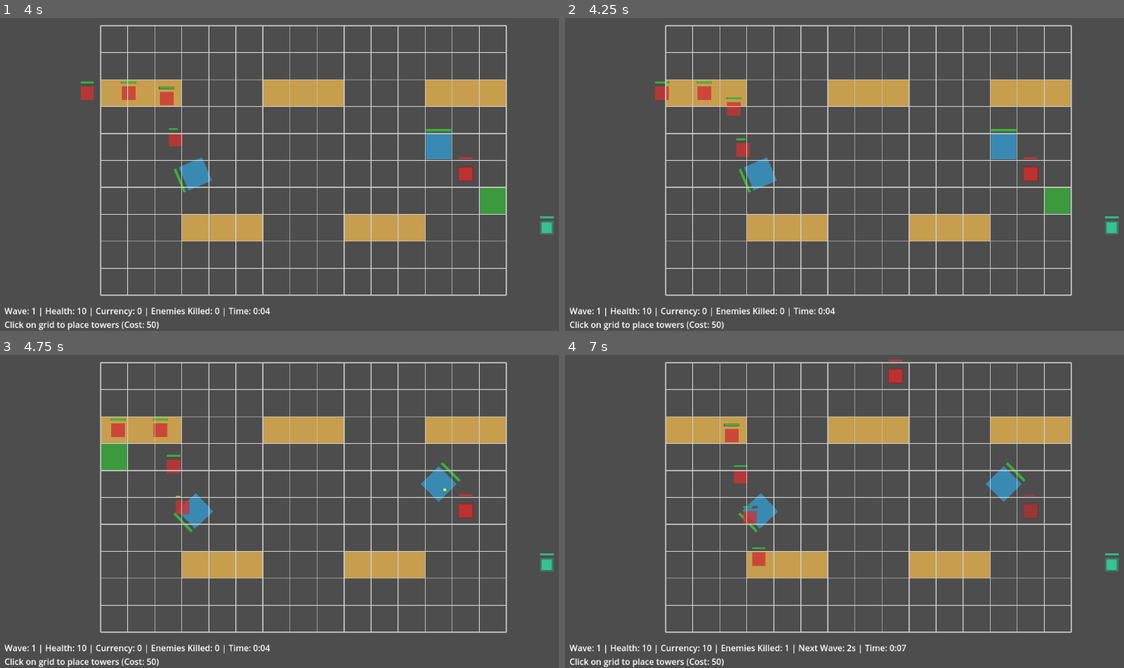
Above: before the commit, frames 1-4 (two rows, left to right).
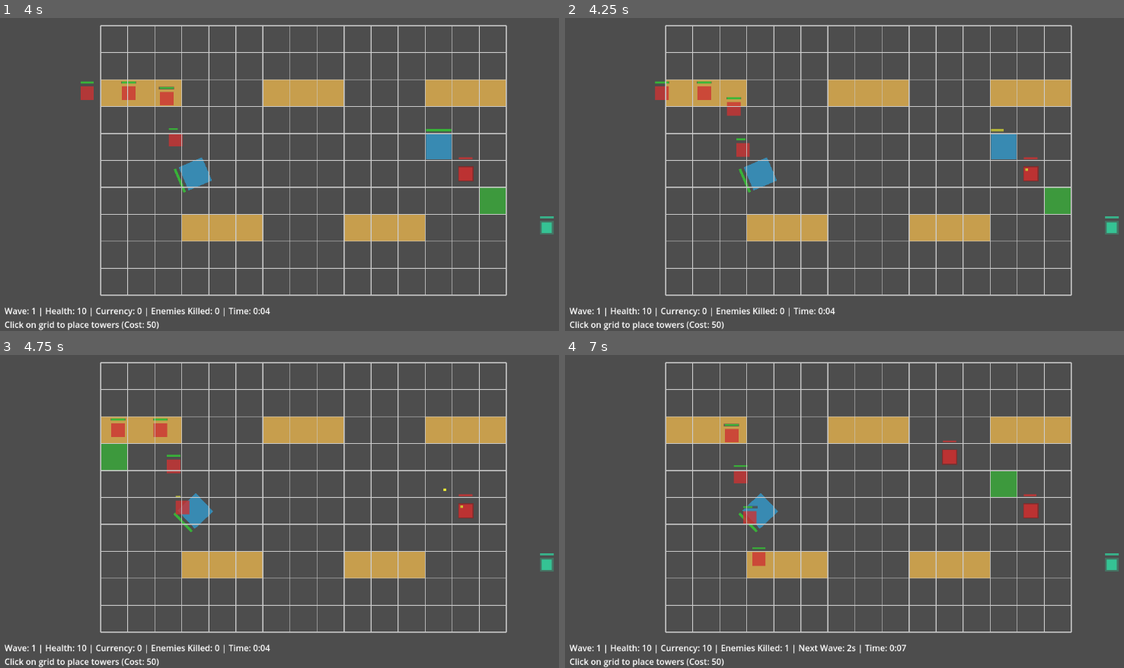
Above: after the commit, the same moments.

Repository: rivie13/CyberCrawler_basic_tower_defense_demo
Game: Godot game, scene res://Main.tscn
Two runs of this game, one before a commit and one after it. Both use one fixed random seed, a clock stepped at 60 frames per second and the inputs below. This scene is started directly instead of the project's main scene.
Inputs (mouse positions are in pixels of both pictures, inside the frame that each line leads up to):
- Up to frame 1 (4 s): tap G at 0.5 s; move the mouse to (436, 143) at 0.52 s; click (436, 143) at 0.67 s; move the mouse to (184, 177) at 1.27 s; click (184, 177) at 1.42 s; move the mouse to (363, 86) at 2.02 s; click (363, 86) at 2.17 s; move the mouse to (273, 227) at 2.77 s; click (273, 227) at 2.92 s; move the mouse to (486, 212) at 3.52 s; click (486, 212) at 3.67 s
- Up to frame 2 (4.25 s): no input
- Up to frame 3 (4.75 s): move the mouse to (122, 445) at 4.27 s; click (122, 445) at 4.42 s
- Up to frame 4 (7 s): move the mouse to (900, 498) at 5.02 s; click (900, 498) at 5.17 s; move the mouse to (777, 411) at 5.77 s; click (777, 411) at 5.92 s; move the mouse to (1001, 480) at 6.52 s; click (1001, 480) at 6.67 s

Frame 1 is identical in both runs. In frame 2, less than 0.1% of the frame differs, in the area x 76-83%, y 35-50%; in frame 3, 0.4%; in frame 4, 0.9%, in the area x 57-85%, y 1-52%.

Commit message:
fix: Fix enemy tower targeting and combat issues
- Fix enemy towers not attacking: Added start_attacking() call in _ready()
- Fix enemy tower targeting: Replace shared TargetingUtil with specific targeting logic
- Reduce enemy tower tankiness: Decrease damage immunity from 0.3s to 0.1s
- Fix signal connection error: Use correct signal name 'rival_hacker_destroyed'
- Fix integer division warnings: Use int() conversion for division operations
- Fix unused parameter warnings: Prefix unused parameters with underscore
- Fix stop_activity error: Use is_alive = false instead of non-existent method

All runtime errors resolved and game mechanics working correctly.

Diff:
--- a/cybercrawler_basictowerdefense/scripts/MainController.gd
+++ b/cybercrawler_basictowerdefense/scripts/MainController.gd
@@ -391,11 +391,11 @@
 	print("MainController: Program data packet ready for release")
 	update_packet_ui()
 
-func _on_program_packet_destroyed(packet: ProgramDataPacket):
+func _on_program_packet_destroyed(_packet: ProgramDataPacket):
 	print("MainController: Program data packet destroyed")
 	update_packet_ui()
 
-func _on_program_packet_reached_end(packet: ProgramDataPacket):
+func _on_program_packet_reached_end(_packet: ProgramDataPacket):
 	print("MainController: Program data packet reached enemy network! Victory!")
 	update_packet_ui()
 
--- a/cybercrawler_basictowerdefense/scripts/Rival/RivalAlertSystem.gd
+++ b/cybercrawler_basictowerdefense/scripts/Rival/RivalAlertSystem.gd
@@ -59,8 +59,8 @@
 		honeypot_positions.append(Vector2i(grid_size.x - 1, grid_size.y - 1))  # Bottom-right corner
 
 		# Category 3: Center choke points - seem like good defensive positions
-		var center_x = grid_size.x / 2
-		var center_y = grid_size.y / 2
+		var center_x = int(grid_size.x / 2)
+		var center_y = int(grid_size.y / 2)
 		honeypot_positions.append(Vector2i(center_x, center_y))
 		honeypot_positions.append(Vector2i(center_x - 1, center_y))
 		honeypot_positions.append(Vector2i(center_x + 1, center_y))
@@ -350,8 +350,8 @@
 
 	# Category 3: Center choke points - medium-high severity
 	else:
-		var center_x = grid_size.x / 2
-		var center_y = grid_size.y / 2
+		var center_x = int(grid_size.x / 2)
+		var center_y = int(grid_size.y / 2)
 		var distance_to_center = abs(grid_pos.x - center_x) + abs(grid_pos.y - center_y)
 		if distance_to_center <= 1:
 			severity = 0.75
--- a/cybercrawler_basictowerdefense/scripts/Rival/RivalHackerManager.gd
+++ b/cybercrawler_basictowerdefense/scripts/Rival/RivalHackerManager.gd
@@ -84,7 +84,7 @@
 	if grid_manager:
 		var grid_size = grid_manager.get_grid_size()
 		# Focus on right half of the grid
-		for x in range(grid_size.x / 2, grid_size.x):
+		for x in range(int(grid_size.x / 2), grid_size.x):
 			for y in range(grid_size.y):
 				preferred_grid_zones.append(Vector2i(x, y))
 
@@ -252,7 +252,7 @@
 	rival_hacker.global_position = world_position
 
 	# Connect signals
-	rival_hacker.hacker_destroyed.connect(_on_rival_hacker_destroyed)
+	rival_hacker.rival_hacker_destroyed.connect(_on_rival_hacker_destroyed)
 	rival_hacker.tower_attacked.connect(_on_rival_hacker_tower_attacked)
 
 	# Add to tracking and scene
@@ -271,7 +271,7 @@
 	rival_hackers_active.erase(hacker)
 	print("RivalHacker: Special enemy destroyed, ", rival_hackers_active.size(), " hackers remaining")
 
-func _on_rival_hacker_tower_attacked(tower: Tower, damage: int):
+func _on_rival_hacker_tower_attacked(_tower: Tower, damage: int):
 	# RivalHacker successfully attacked a player tower
 	print("RivalHacker: Player tower attacked for ", damage, " damage!")
 	# Could add additional logic here for AI learning or escalation
@@ -322,7 +322,7 @@
 	# Stop all RivalHackers
 	for hacker in rival_hackers_active:
 		if is_instance_valid(hacker):
-			hacker.stop_activity()
+			hacker.is_alive = false
 
 func _on_enemy_tower_destroyed(enemy_tower: EnemyTower):
 	# Remove from our tracking array
--- a/cybercrawler_basictowerdefense/scripts/Tower/EnemyTower.gd
+++ b/cybercrawler_basictowerdefense/scripts/Tower/EnemyTower.gd
@@ -12,7 +12,7 @@
 @export var removal_reward: int = 5
 
 # Click damage properties handled by Clickable interface
-# EnemyTower uses TOWER_CONFIG for medium-sized click area
+# EnemyTower uses ENEMY_TOWER_CONFIG for medium-sized click area
 
 # State
 var attack_timer: Timer
@@ -33,6 +33,9 @@
 
 	# Setup damage immunity timer
 	setup_damage_immunity_timer()
+
+	# Start attacking immediately
+	start_attacking()
 
 func create_enemy_tower_visual():
 	# Create red square for enemy tower
@@ -76,17 +79,32 @@
 		attack_target()
 
 func find_target():
-	# Use the new TargetingUtil to find the best target
-	var main_controller = get_main_controller()
-	if not main_controller:
-		return
-
 	# Check if current target is still valid and in range
-	if current_target and TargetingUtil.is_target_in_range(global_position, current_target, tower_range):
-		return
-
-	# Find new target using shared utility
-	current_target = TargetingUtil.find_best_target(global_position, tower_range, main_controller)
+	if current_target and is_instance_valid(current_target) and is_target_in_range(current_target):
+		return
+
+	# Find new target - prioritize program data packet > player towers
+	current_target = null
+	var closest_distance = tower_range
+
+	# First priority: Program data packet (if active and alive)
+	var program_packet = get_program_data_packet()
+	if program_packet and is_instance_valid(program_packet) and program_packet.is_alive and program_packet.is_active:
+		var distance = global_position.distance_to(program_packet.global_position)
+		if distance <= tower_range:
+			current_target = program_packet
+			return
+
+	# Second priority: Player towers
+	var player_towers = get_player_towers()
+	for tower in player_towers:
+		if not is_instance_valid(tower) or not tower.is_alive:
+			continue
+
+		var distance = global_position.distance_to(tower.global_position)
+		if distance <= tower_range and distance < closest_distance:
+			current_target = tower
+			closest_distance = distance
 
 func get_main_controller():
 	# Navigate up the tree to find MainController
@@ -126,7 +144,6 @@
 	# Check if target was destroyed
 	if (current_target is Tower and not current_target.is_alive) or (current_target is ProgramDataPacket and not current_target.is_alive):
 		current_target = null
-		attack_timer.stop()
 
 func create_projectile_to_target(target: Node):
 	# Create a simple projectile visual effect
@@ -157,9 +174,9 @@
 func get_grid_position() -> Vector2i:
 	return grid_position
 
-# Damage immunity system
+# Damage immunity system - reduced duration for less tankiness
 var damage_immunity_timer: Timer
-var damage_immunity_duration: float = 0.3  # 0.3 seconds of immunity
+var damage_immunity_duration: float = 0.1  # Reduced from 0.3 to 0.1 seconds
 var is_immune_to_damage: bool = false
 
 func _on_damage_immunity_timeout():
